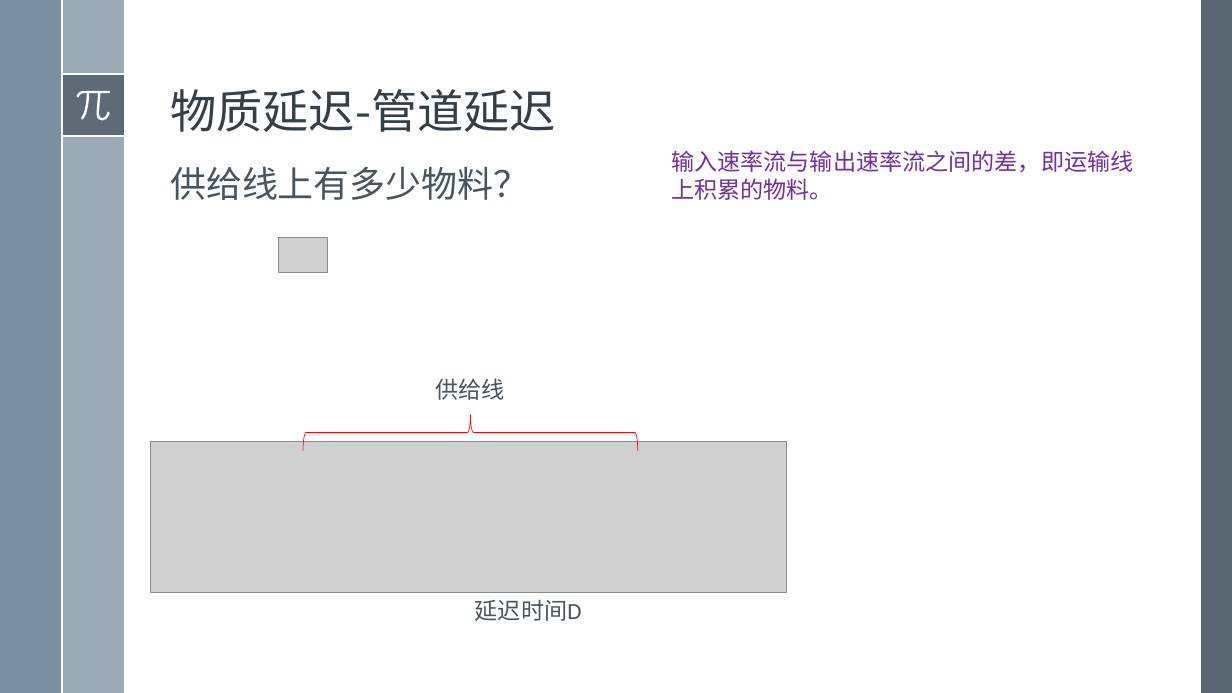
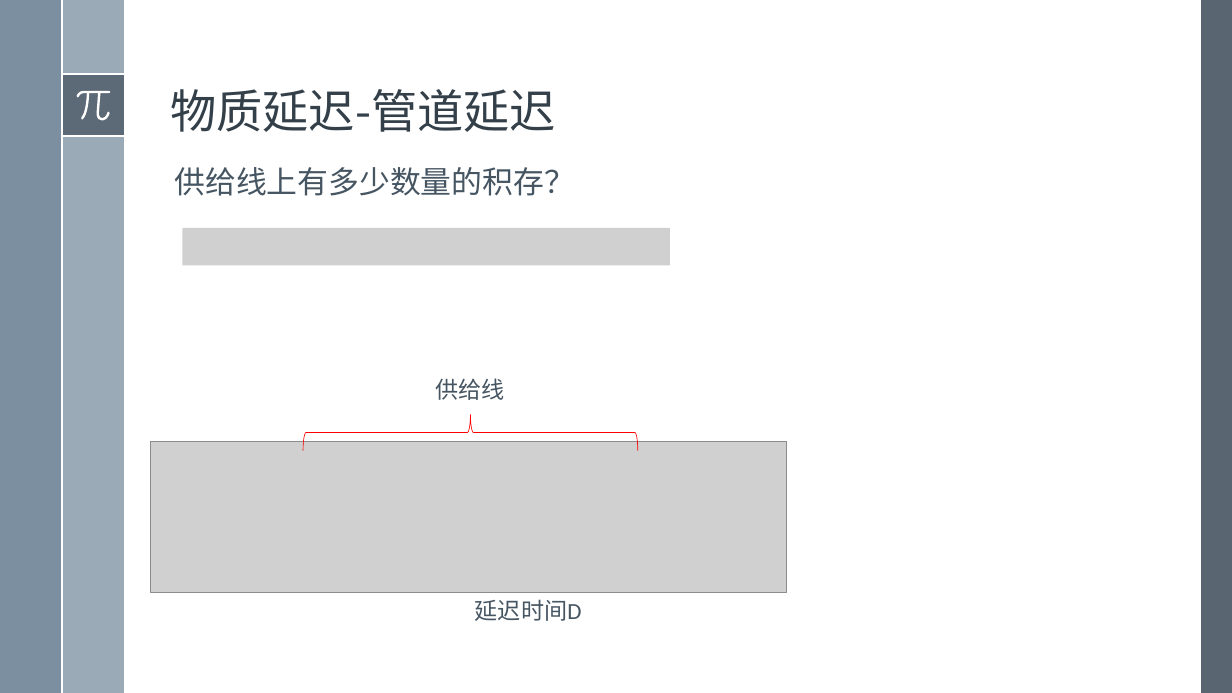
Before and after one commit to exoplanetX/SystemDynamics, a slide deck: slide 8 of 2019系统仿真-13- 延迟原理.pptx. Drawn at 1232x693 pixels with LibreOffice and Linux fonts; fonts in the diff are those of the drawing; grey boxes stand for pictures. Boxes give left, top, right and bottom in pixels: in the first picture for what was removed or moved away, otherwise in the second. Text is boxed around its words. In the diff, an @@ line names an element or a change of style, - is before the commit and + after.

```diff
--- a/2019系统仿真-13- 延迟原理.pptx
+++ b/2019系统仿真-13- 延迟原理.pptx
@@ text removed at (170,166,529,200) @@
-供给线上有多少物料？
@@ text added at (174,167,575,196), 24 pt, text #465562 @@
+供给线上有多少数量的积存？
@@ text removed at (671,150,1133,200) @@
-输入速率流与输出速率流之间的差，即运输线上积累的物料。
@@ picture added at (182,228,670,265) @@
@@ picture removed at (279,238,327,274) @@
```
